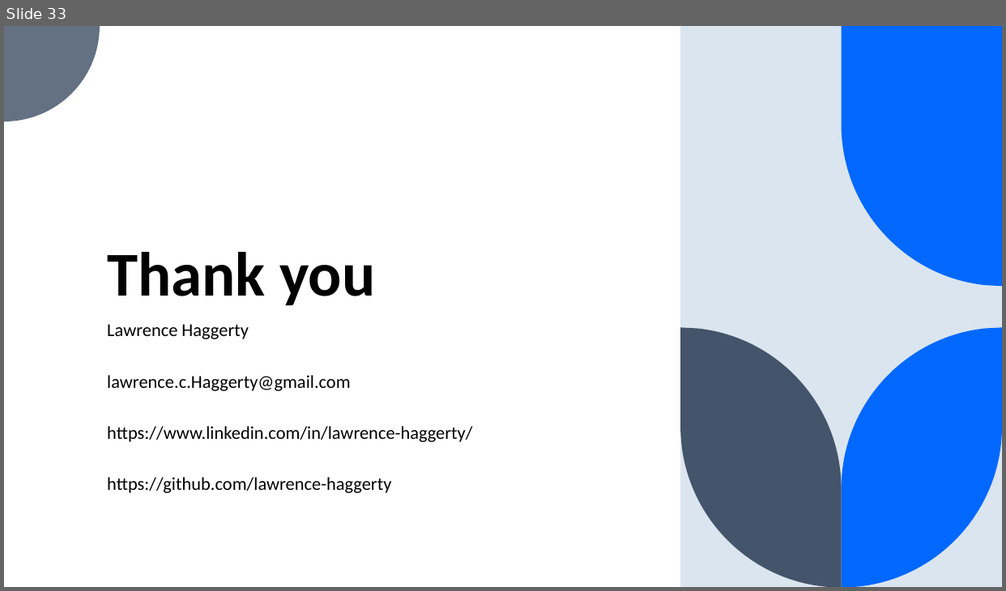
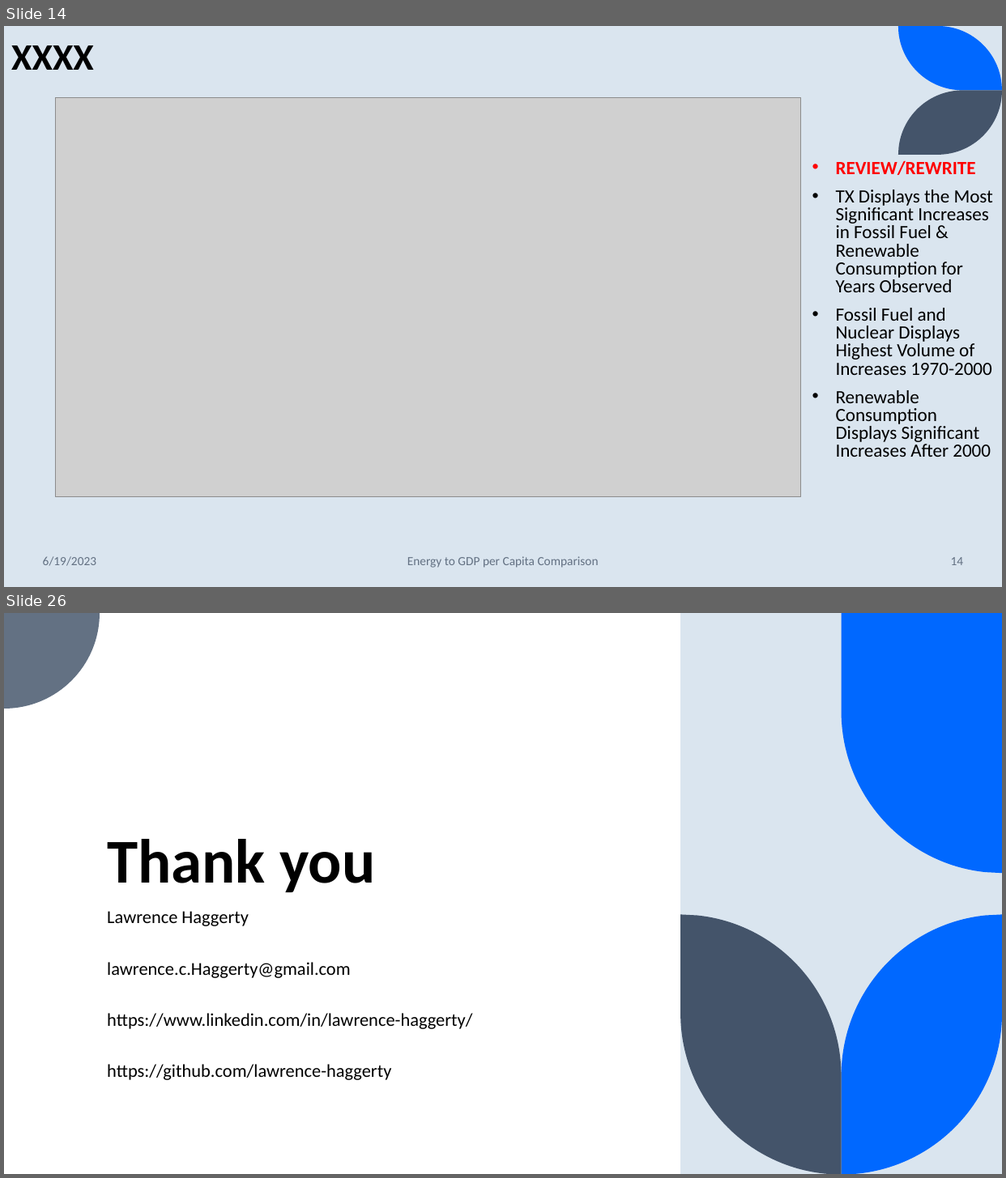
Before and after one commit to lawrence-haggerty/haggerty_energy_gdp_capstone, a slide deck: presentation/haggerty_energy_gdp_1.pptx. Shown one above the other, each under a label of ours: slide 33 before the commit, slides 14 and 26 after it; the slides between them are not shown. The pictures are 1006x591 and 1006x1178 pixels, drawn with LibreOffice and Linux fonts; fonts in the diff are those of the drawing; grey boxes stand for pictures. Boxes give left, top, right and bottom in pixels: in the first picture for what was removed or moved away, otherwise in the second. Text is boxed around its words. In the diff, an @@ line names an element or a change of style, - is before the commit and + after.

```diff
--- a/presentation/haggerty_energy_gdp_1.pptx
+++ b/presentation/haggerty_energy_gdp_1.pptx
@@ slide 14 added at [4, 26, 1002, 587], background #DAE5EF @@
@@ text added at [11, 45, 94, 70], 36 pt, text #000000, bold @@
+XXXX
@@ freeform shape added at [898, 26, 1002, 90], fill #0068FF @@
@@ picture added at [55, 98, 800, 497] @@
@@ freeform shape added at [898, 90, 1002, 155], fill #44546A @@
@@ text added at [836, 160, 993, 457], 18 pt, text #000000 @@
+• REVIEW/REWRITE
+• TX Displays the Most Significant Increases in Fossil Fuel & Renewable Consumption for Years Observed
+• Fossil Fuel and Nuclear Displays Highest Volume of Increases 1970-2000
+• Renewable Consumption Displays Significant Increases After 2000
@@ text added at [43, 557, 96, 566], 12 pt, text #637183 @@
+6/19/2023
@@ text added at [407, 557, 599, 568], 12 pt, text #637183 @@
+Energy to GDP per Capita Comparison
@@ page number added at [951, 557, 964, 565], 12 pt, text #637183 @@
+14
@@ what was slide 33 is now slide 26 @@
```
Also in this commit, not shown: 38 slides changed, 16 other slides added.
